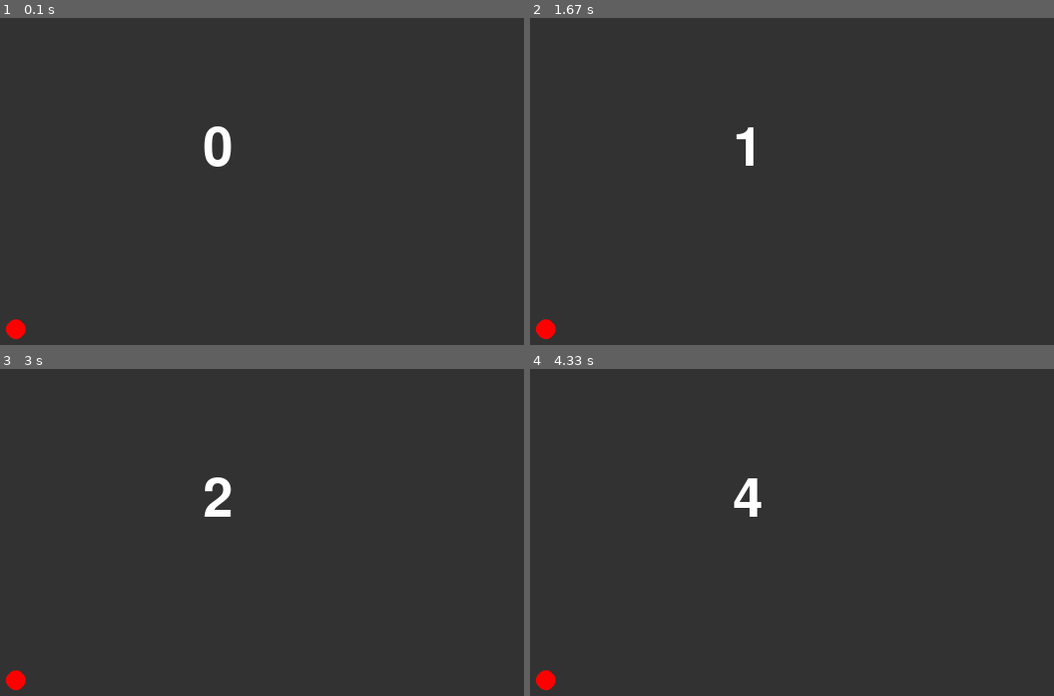
Above: before the commit, frames 1-4 (two rows, left to right).
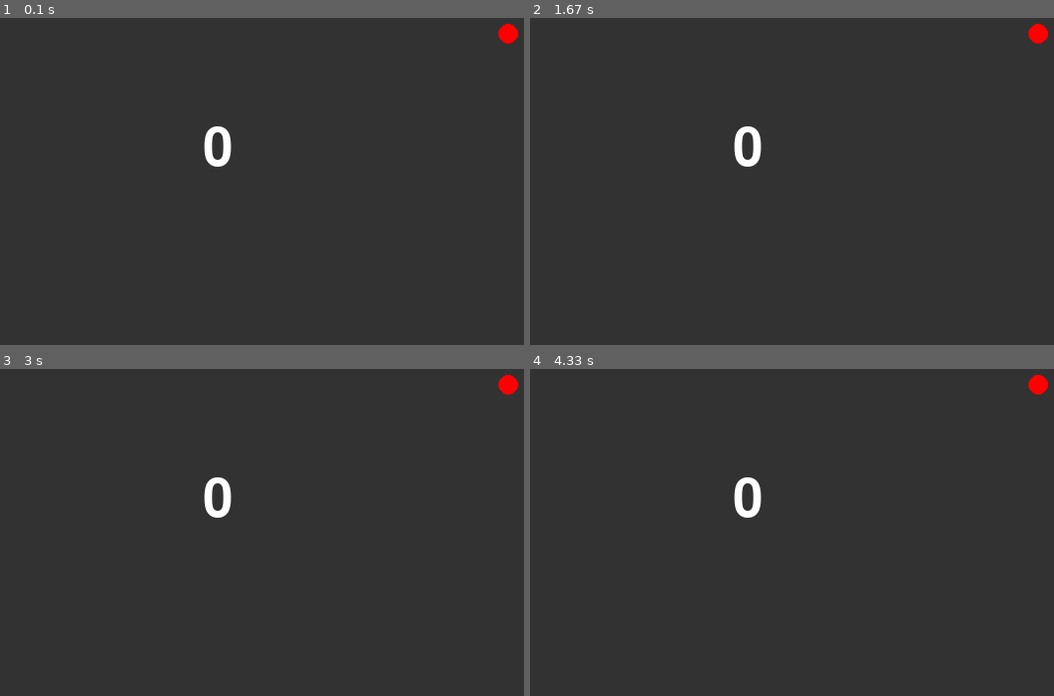
Above: after the commit, the same moments.

Repository: c0b231604f/ProjEXD_1
Game: pygame game, started from pygame_system.py
Same seed, same stepped clock (60 frames per second), same inputs: the game is played once before the commit and once after it.
Inputs:
- Up to frame 1 (0.1 s): no input
- Up to frame 2 (1.67 s): no input
- Up to frame 3 (3 s): no input
- Up to frame 4 (4.33 s): no input

The runs differ from the first frame. In frame 1, 0.3% of the frame differs, in the area x 1-99%, y 1-99%; in frame 2, 0.8%; in frame 3, 0.6%; in frame 4, 0.7%.

Commit message:
変更なし

Diff:
--- a/pygame_system.py
+++ b/pygame_system.py
@@ -23,10 +23,10 @@
         txt = font.render(str(tmr), True, (255, 255, 255))
         screen.fill((50, 50, 50))
         screen.blit(txt, [300, 200])
-        screen.blit(enn, [100, 400])
+        screen.blit(enn, [600, 100])
         pg.display.update()
         tmr += 1
-        clock.tick(1)
+        clock.tick(0.1)
 
 if __name__ == "__main__":
     pg.init()
